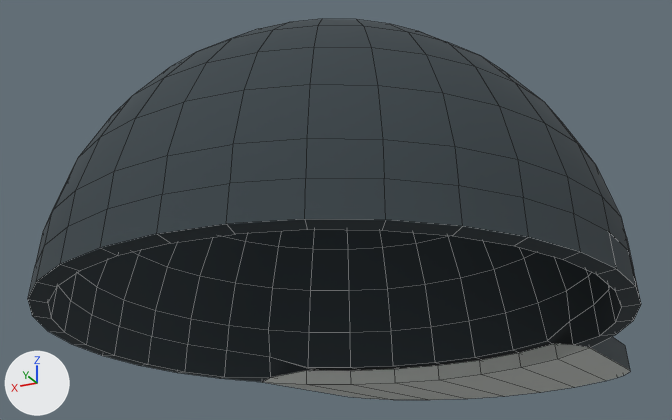
Two versions of the FBX model Testaccio_Unity/Assets/Models/Characters/Hairs/Hair_4.fbx, one commit apart.
Both versions are drawn from a 50 mm lens placed at (-2.31, 4.6, 5.49), pointed at (0.29, -0.6, 7.83). The axes (+X, +Y, +Z) are drawn at lower left. The lights are the same throughout. Mesh edges are drawn as thin lines. Where no turn or scale is listed for an object, it has been applied to the vertices.

In view in the first picture: 'Hair_4'.
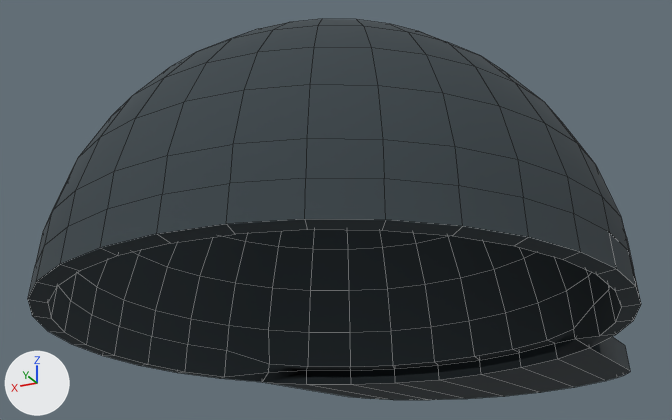
What differs and where, as boxes [x1, y1, x2, y2] in the pictures (672 x 420 px):
part 1 of me_sphere_010, cut back
    both: [221, 277, 614, 382]
part 2 of me_sphere_010, recoloured
    both: [264, 343, 630, 400]

What the commit changed:
me_sphere_010 is used by ob_hair_4; location (0.0, 0.0, 4.26).
me_sphere_010 had 646 vertices, 660 faces and spanned x -1.66..1.66, y -3.27..1.66, z 2.59..4.31.
me_sphere_010 now has 612 vertices, 644 faces and spans x -1.66..1.66, y -3.27..1.66, z 2.59..4.31.
Part 1, on me_sphere_010:
34 vertices are removed from x -1.1..1.1, y -3.2..-2.58, z 2.79..2.86.
34 faces are deleted.
4 vertices move from x -1.08..1.08, y -1.14..-1.11, z 2.62..2.76 to x -1.1..1.1, y -1.14, z 2.65..2.72.
18 new faces join them.
me_sphere_010 part 2: 16 faces spanning x -1.18..1.18, y -3.27..-1.14, z 2.6..2.75 switch from mat_skin_004 (white #e7ebe6) to mat_hair_004 (dark blue #3c464b).
